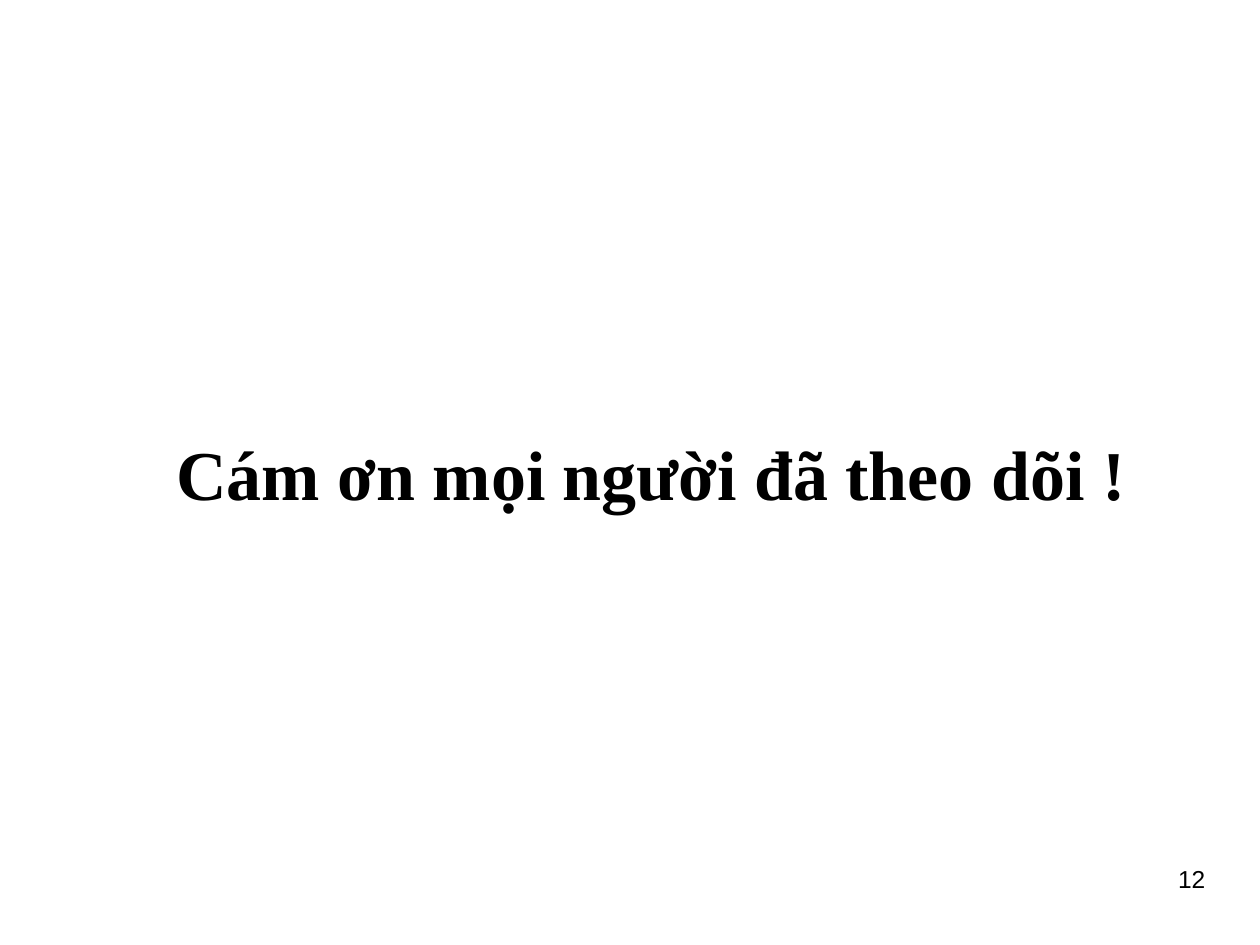
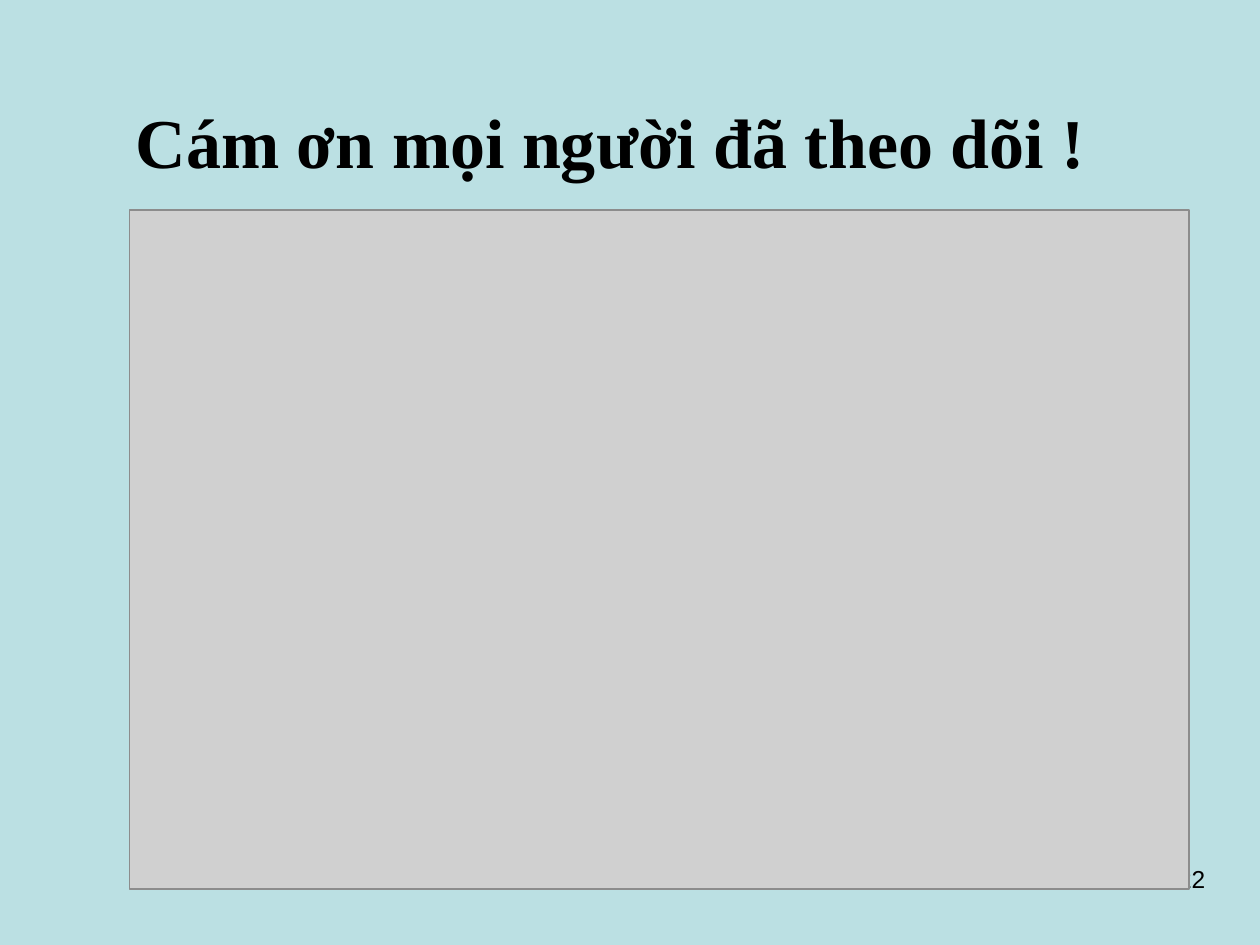
Before and after one commit to secretdeveloperisme/carshopping, a slide deck: slide 22 of introduction/do an.pptx (slide 12 before the commit). Drawn at 1260x945 pixels with LibreOffice and Linux fonts; fonts in the diff are those of the drawing; grey boxes stand for pictures; background and template pictures are left out. Boxes give left, top, right and bottom in pixels: in the first picture for what was removed or moved away, otherwise in the second. Text is boxed around its words. In the diff, an @@ line names an element or a change of style, - is before the commit and + after.

```diff
--- a/introduction/do an.pptx
+++ b/introduction/do an.pptx
@@ background picture (left out) to #BBE0E3 @@
@@ text "Cám ơn mọi người đã ...": place and size @@
-text "Cám ơn mọi người đã ..." at <box>176,451,1084,513</box>
+text "Cám ơn mọi người đã ..." at <box>136,119,1044,181</box>
@@ picture added at <box>130,210,1189,890</box> @@
@@ page number at <box>1178,869,1205,890</box>: text changed @@
-12
+22
```
Also in this commit, not shown: 11 other slides changed, 10 slides added, 16 other files.
